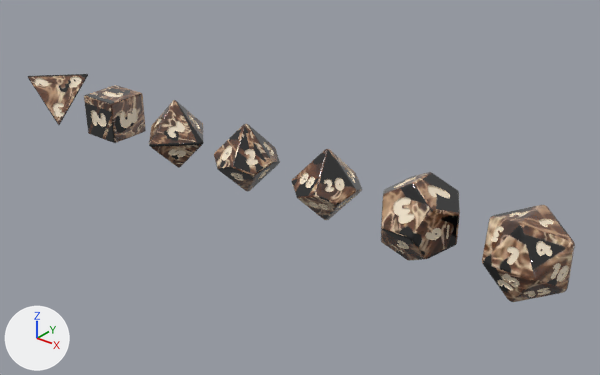
What one commit did to the glTF model public/dice/cocoa.glb.
Camera for both pictures: a 50 mm camera at (26.14, -88.36, 10.75) aimed at (11.23, -69.72, -0.8). Every picture has the same lights, and +X, +Y and +Z are marked at lower left. The older version comes first. Vertices at exactly the same position are counted once.

Script lines for the objects in view, before the commit:
```python
ob_d10 = bpy.data.objects.new('d10', me_cocoa_d10_001)
ob_d10.location = (9.6, -70.4, 0.0)
ob_d100 = bpy.data.objects.new('d100', me_cocoa_d100_001)
ob_d100.location = (12.8, -70.4, 0.0)
ob_d12 = bpy.data.objects.new('d12', me_cocoa_d12_001)
ob_d12.location = (16.0, -70.4, 0.0)
ob_d20 = bpy.data.objects.new('d20', me_cocoa_d20_001)
ob_d20.location = (19.2, -70.4, 0.0)
ob_d4 = bpy.data.objects.new('d4', me_cocoa_d4_001)
ob_d4.location = (0.0, -70.4, 0.0)
ob_d6 = bpy.data.objects.new('d6', me_cocoa_d6_001)
ob_d6.location = (3.2, -70.4, 0.0)
ob_d8 = bpy.data.objects.new('d8', me_cocoa_d8_001)
ob_d8.location = (6.4, -70.4, 0.0)
```
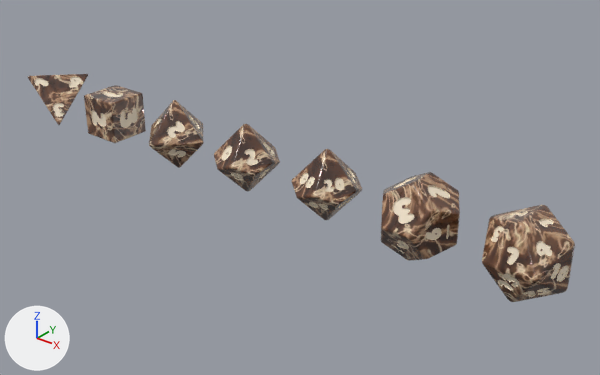
The change, as a list of edits to the scene's bpy script:
```text
Change me_cocoa_d4_001:
    remove me_cocoa_d4_001.from_pydata(...)  # 2006 vertices, 4008 faces; spans x -0.81..0.81, y -0.81..0.81, z -0.81..0.81
    add me_cocoa_d4_001.from_pydata(...)  # 2142 vertices, 4280 faces; spans x -0.81..0.81, y -0.81..0.81, z -0.81..0.81
    me_cocoa_d4_001 part 1: 24 vertices moved within x -0.8..0.8, y -0.8..0.8, z -0.8..0.8; 20 vertices removed from x -0.79..0.79, y -0.79..0.79, z -0.79..0.79; 156 vertices added at x -0.81..0.81, y -0.81..0.81, z -0.81..0.81
    me_cocoa_d4_001 part 2: 3839 kept faces spanning x -0.81..0.81, y -0.81..0.81, z -0.81..0.81 get new texture (UV) coordinates
Change me_cocoa_d6_001:
    remove me_cocoa_d6_001.from_pydata(...)  # 1189 vertices, 2374 faces; spans x -0.75..0.75, y -0.75..0.75, z -0.75..0.75
    add me_cocoa_d6_001.from_pydata(...)  # 1461 vertices, 2918 faces; spans x -0.75..0.75, y -0.75..0.75, z -0.75..0.75
    me_cocoa_d6_001 part 3: 96 vertices removed from x -0.74..0.74, y -0.74..0.74, z -0.74..0.74; 368 vertices added at x -0.75..0.75, y -0.75..0.75, z -0.75..0.75
    me_cocoa_d6_001 part 4: 1958 kept faces spanning x -0.75..0.75, y -0.75..0.75, z -0.75..0.75 get new texture (UV) coordinates
Change me_cocoa_d8_001:
    remove me_cocoa_d8_001.from_pydata(...)  # 1462 vertices, 2920 faces; spans x -1.23..1.23, y -1.23..1.23, z -1.23..1.23
    add me_cocoa_d8_001.from_pydata(...)  # 1732 vertices, 3460 faces; spans x -1.24..1.24, y -1.24..1.24, z -1.24..1.24
    me_cocoa_d8_001 part 5: 48 vertices removed from x -1.22..1.22, y -1.22..1.22, z -1.22..1.22; 318 vertices added at x -1.24..1.24, y -1.24..1.24, z -1.24..1.24
    me_cocoa_d8_001 part 6: 2539 kept faces spanning x -1.21..1.21, y -1.21..1.21, z -1.21..1.21 get new texture (UV) coordinates
Change me_cocoa_d10_001:
    remove me_cocoa_d10_001.from_pydata(...)  # 1876 vertices, 3748 faces; spans x -1.06..1.06, y -1.01..1.01, z -1.17..1.17
    add me_cocoa_d10_001.from_pydata(...)  # 2328 vertices, 4652 faces; spans x -1.06..1.06, y -1.01..1.01, z -1.18..1.18
    me_cocoa_d10_001 part 7: 51 vertices moved within x -1.06..0.87, y -1.01..1.01, z -1.17..1.16; 115 vertices removed from x -1.05..1.05, y -1.0..1.0, z -1.17..1.17; 567 vertices added at x -1.06..1.06, y -1.01..1.01, z -1.18..1.18
    me_cocoa_d10_001 part 8: 3086 kept faces spanning x -1.05..1.05, y -1.0..1.0, z -1.17..1.15 get new texture (UV) coordinates
Change me_cocoa_d12_001:
    remove me_cocoa_d12_001.from_pydata(...)  # 2648 vertices, 5292 faces; spans x -1.2..1.2, y -1.2..1.2, z -1.2..1.2
    add me_cocoa_d12_001.from_pydata(...)  # 3328 vertices, 6652 faces; spans x -1.2..1.2, y -1.2..1.2, z -1.2..1.2
    me_cocoa_d12_001 part 9: 84 vertices removed from x -1.18..1.18, y -1.18..1.18, z -1.18..1.18; 764 vertices added at x -1.2..1.2, y -1.2..1.2, z -1.2..1.2
    me_cocoa_d12_001 part 10: 4281 kept faces spanning x -1.2..1.2, y -1.2..1.2, z -1.2..1.2 get new texture (UV) coordinates
Change me_cocoa_d20_001:
    remove me_cocoa_d20_001.from_pydata(...)  # 4793 vertices, 9582 faces; spans x -1.14..1.14, y -1.14..1.14, z -1.14..1.14
    add me_cocoa_d20_001.from_pydata(...)  # 5467 vertices, 10930 faces; spans x -1.14..1.14, y -1.14..1.14, z -1.14..1.14
    me_cocoa_d20_001 part 11: 115 vertices moved within x -1.13..1.13, y -1.13..1.13, z -1.13..1.13; 210 vertices removed from x -1.14..1.14, y -1.14..1.14, z -1.14..1.14; 884 vertices added at x -1.14..1.14, y -1.14..1.14, z -1.14..1.14
    me_cocoa_d20_001 part 12: 8626 kept faces spanning x -1.13..1.13, y -1.13..1.13, z -1.13..1.13 get new texture (UV) coordinates
Change me_cocoa_d100_001:
    remove me_cocoa_d100_001.from_pydata(...)  # 2817 vertices, 5630 faces; spans x -1.06..1.06, y -1.01..1.01, z -1.17..1.17
    add me_cocoa_d100_001.from_pydata(...)  # 3269 vertices, 6534 faces; spans x -1.06..1.06, y -1.01..1.01, z -1.18..1.18
    me_cocoa_d100_001 part 13: 51 vertices moved within x -1.06..0.87, y -1.01..1.01, z -1.17..1.16; 115 vertices removed from x -1.05..1.05, y -1.0..1.0, z -1.17..1.17; 567 vertices added at x -1.06..1.06, y -1.01..1.01, z -1.18..1.18
    me_cocoa_d100_001 part 14: 4966 kept faces spanning x -1.05..1.05, y -1.0..1.0, z -1.17..1.15 get new texture (UV) coordinates
```

Changed parts and their boxes (x1, y1, x2, y2) in the pictures (600 x 375 px):
part 1 of me_cocoa_d4_001, reshaped: after (28, 74, 88, 125)
part 2 of me_cocoa_d4_001, surface changed: (28, 74, 87, 124) in both
part 3 of me_cocoa_d6_001, reshaped: before (84, 93, 146, 143); after (84, 85, 146, 143)
part 4 of me_cocoa_d6_001, surface changed: (84, 85, 145, 142) in both
part 5 of me_cocoa_d8_001, reshaped: before (149, 100, 203, 168); after (149, 100, 204, 168)
part 6 of me_cocoa_d8_001, surface changed: (149, 101, 203, 167) in both
part 7 of me_cocoa_d10_001, reshaped: (214, 124, 280, 191) in both
part 8 of me_cocoa_d10_001, surface changed: (214, 125, 279, 191) in both
part 9 of me_cocoa_d12_001, reshaped: before (381, 174, 460, 261); after (381, 172, 460, 261)
part 10 of me_cocoa_d12_001, surface changed: (382, 173, 460, 260) in both
part 11 of me_cocoa_d20_001, reshaped: (482, 205, 575, 302) in both
part 12 of me_cocoa_d20_001, surface changed: (484, 205, 573, 302) in both
part 13 of me_cocoa_d100_001, reshaped: (291, 149, 362, 220) in both
part 14 of me_cocoa_d100_001, surface changed: (292, 151, 362, 218) in both
